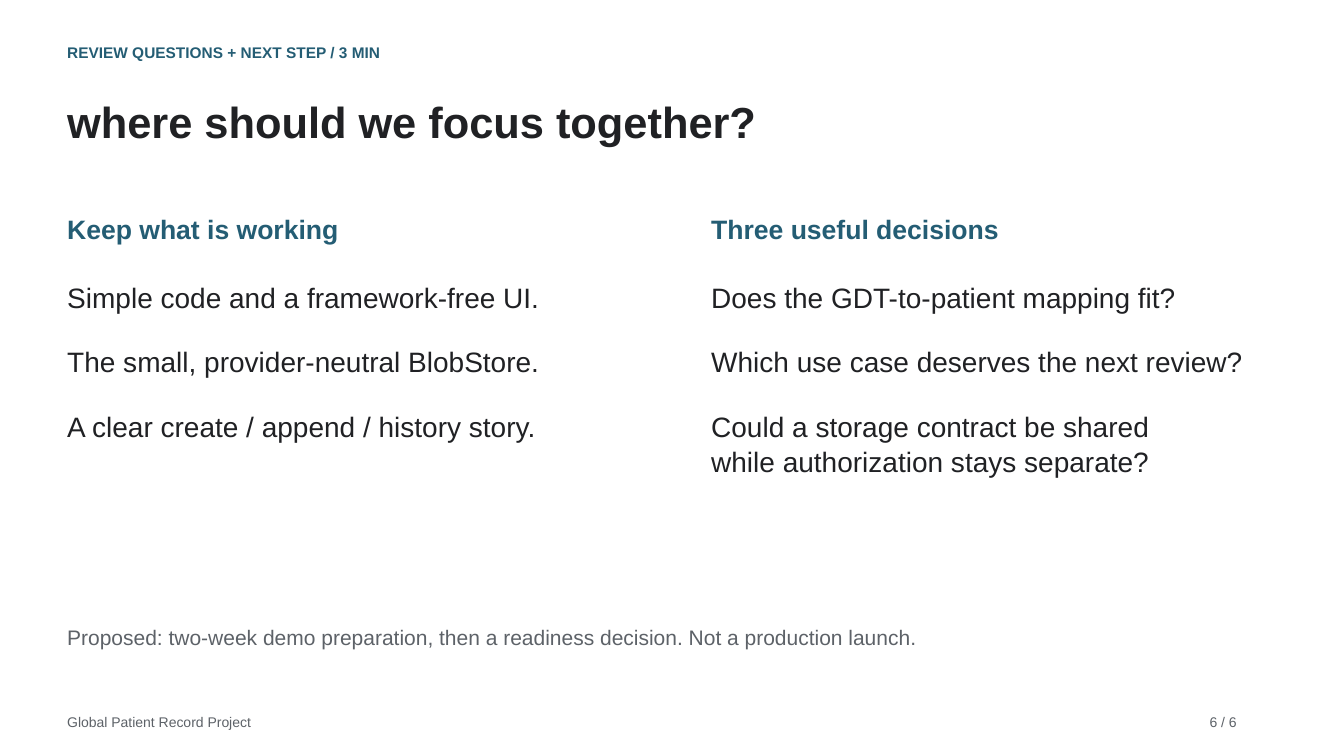
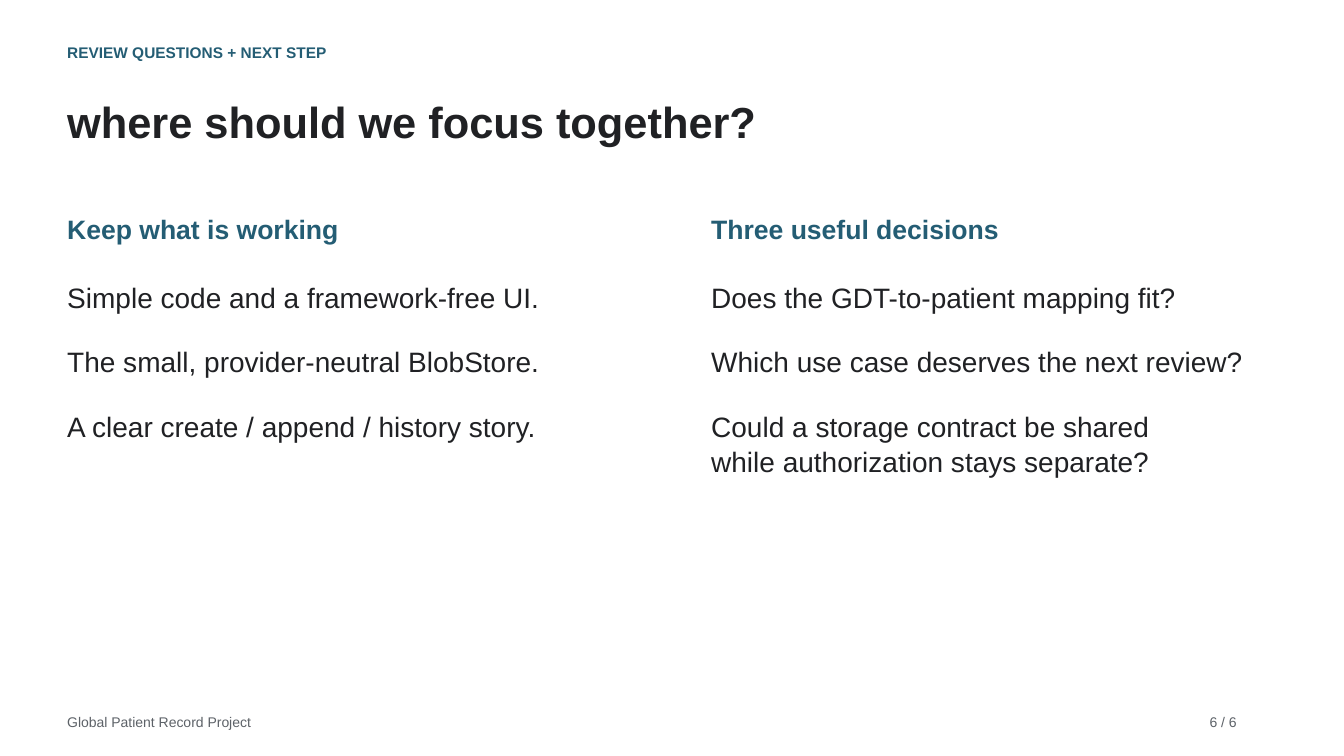
Before and after one commit to PubInv/GDP2-project-85, a slide deck: slide 6 of docs/presentation/technical-presentation.pptx. Drawn at 1344x756 pixels with LibreOffice and Linux fonts; fonts in the diff are those of the drawing. Boxes give left, top, right and bottom in pixels: in the first picture for what was removed or moved away, otherwise in the second. Text is boxed around its words. In the diff, an @@ line names an element or a change of style, - is before the commit and + after.

```diff
--- a/docs/presentation/technical-presentation.pptx
+++ b/docs/presentation/technical-presentation.pptx
@@ text at [67,47,326,61]: text changed @@
-REVIEW QUESTIONS + NEXT STEP / 3 MIN
+REVIEW QUESTIONS + NEXT STEP
@@ text removed at [67,630,916,649] @@
-Proposed: two-week demo preparation, then a readiness decision. Not a production launch.
```
Also in this commit, not shown: 5 other slides changed.
